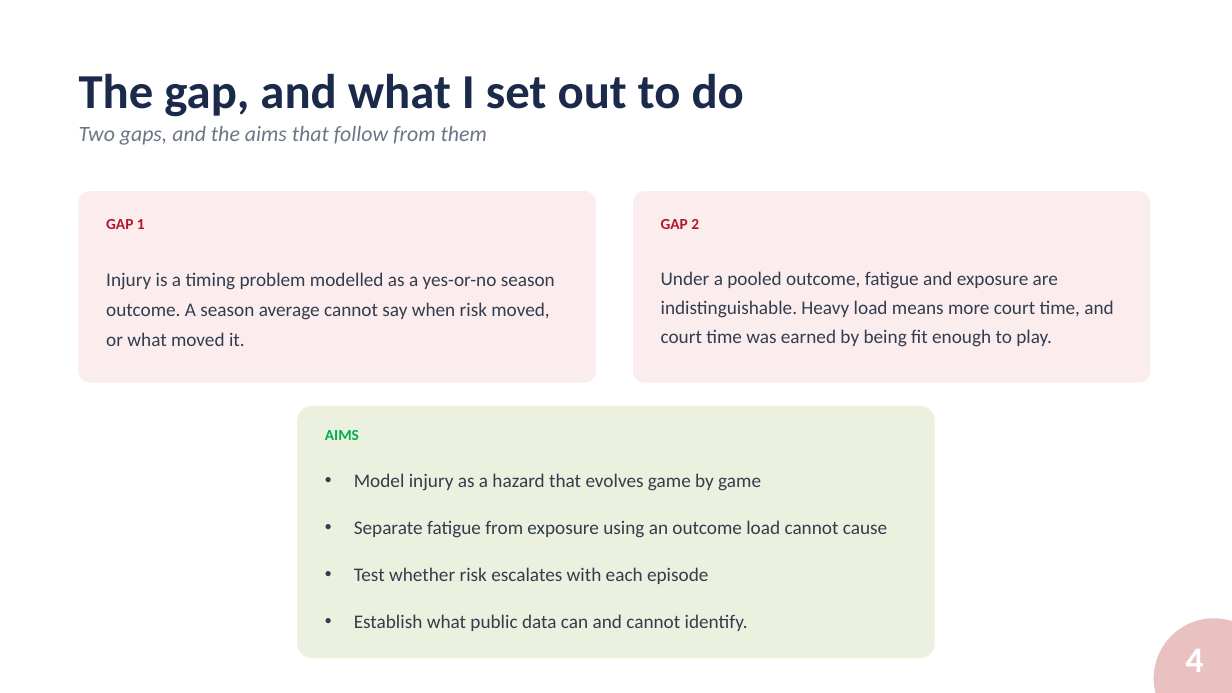
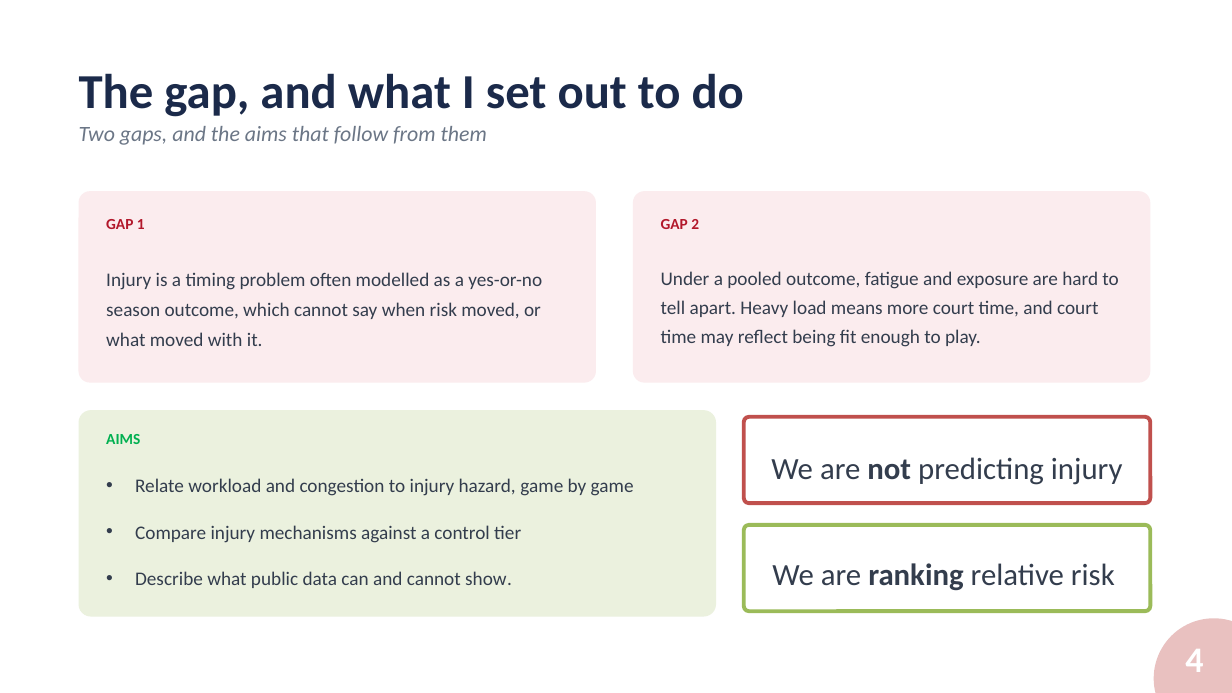
Before and after one commit to alexmartin360/Basketball-Workload-Injury-Risk-Profile, a slide deck: slide 4 of docs/SPB_Presentation_AlexMartin.pptx. Drawn at 1232x693 pixels with LibreOffice and Linux fonts; fonts in the diff are those of the drawing; background and template pictures are left out. Boxes give left, top, right and bottom in pixels: in the first picture for what was removed or moved away, otherwise in the second. Text is boxed around its words. In the diff, an @@ line names an element or a change of style, - is before the commit and + after.

```diff
--- a/docs/SPB_Presentation_AlexMartin.pptx
+++ b/docs/SPB_Presentation_AlexMartin.pptx
@@ text at [106,272,542,346]: text changed @@
-Injury is a timing problem modelled as a yes-or-no season outcome. A season average cannot say when risk moved, or what moved it.
+Injury is a timing problem often modelled as a yes-or-no season outcome, which cannot say when risk moved, or what moved with it.
@@ text at [661,271,1118,347]: text changed @@
-Under a pooled outcome, fatigue and exposure are indistinguishable. Heavy load means more court time, and court time was earned by being fit enough to play.
+Under a pooled outcome, fatigue and exposure are hard to tell apart. Heavy load means more court time, and court time may reflect being fit enough to play.
@@ rounded rectangle: place and size @@
-rounded rectangle at [298,406,935,658]
+rounded rectangle at [79,410,716,616]
@@ rounded rectangle added at [744,417,1151,503], fill #FFFFFF, outline #C0504D 3 pt @@
@@ text "AIMS": place and size @@
-text "AIMS" at [325,430,359,440]
+text "AIMS" at [106,434,140,444]
@@ text at [135,478,634,588]: text changed @@
-• Model injury as a hazard that evolves game by game
-• Separate fatigue from exposure using an outcome load cannot cause
-• Test whether risk escalates with each episode
-• Establish what public data can and cannot identify.
+• Relate workload and congestion to injury hazard, game by game
+• Compare injury mechanisms against a control tier
+• Describe what public data can and cannot show.
@@ text added at [771,457,1123,485], 24 pt, text #333D4D @@
+We are not predicting injury
@@ rounded rectangle added at [744,525,1151,611], fill #FFFFFF, outline #9BBB59 3 pt @@
@@ text added at [772,563,1115,590], 24 pt, text #333D4D @@
+We are ranking relative risk
```
Also in this commit, not shown: 18 other slides changed, 1 slide added, 2 slides removed, 1 other file.
